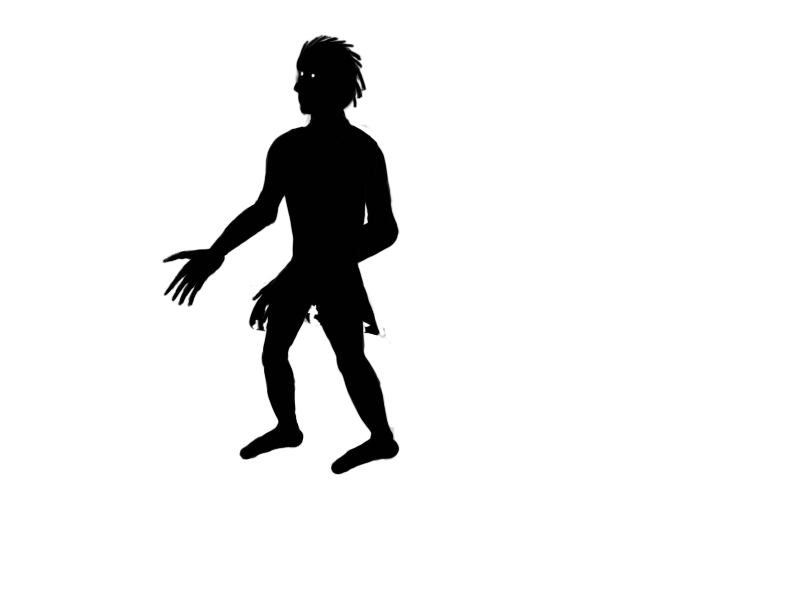
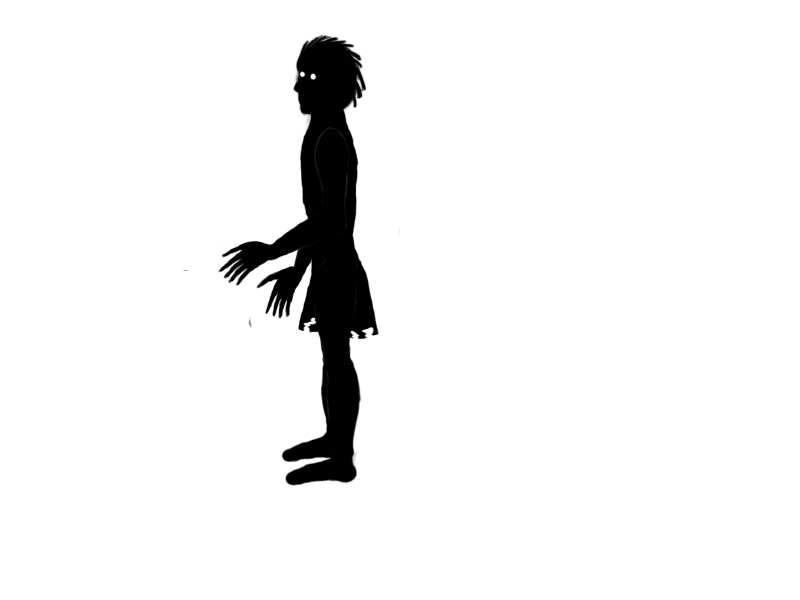
Layer changes from the first 800 × 600 image to the second:
painted on "stehno" (1st of 2, in "telo" › "leva noha") over [312, 252, 370, 380]
painted on "holen kopie" over [325, 346, 395, 461]
painted on "chodidlo" (1st of 2, in "telo" › "leva noha") over [284, 421, 401, 486]
painted on "zaprsti, prsty, zapesti" over [217, 239, 313, 332]
painted on "predlokt" over [263, 73, 399, 288]
painted on "paze" over [313, 126, 399, 243]
moved "trup" (1st of 2, in "telo") above "prava ruka" over [248, 115, 393, 344]
painted on "trup" (2nd of 2, in "telo" › "trup") over [248, 115, 393, 344]
moved "prava ruka" above "prava noha" over [162, 127, 348, 319]
painted on "zapesti + prsty kopie" over [162, 248, 305, 319]
painted on "predlokti kopie" over [203, 197, 334, 279]
painted on "paze kopie" over [253, 127, 348, 227]
moved "prava noha" above "hlava" over [238, 250, 357, 463]
painted on "stehno" (2nd of 2, in "telo" › "prava noha") over [261, 250, 357, 369]
painted on "holen" over [261, 342, 352, 442]
painted on "chodidlo" (2nd of 2, in "telo" › "prava noha") over [239, 409, 350, 463]
painted on "hlava" (2nd of 2, in "telo" › "hlava") over [299, 71, 317, 81]
